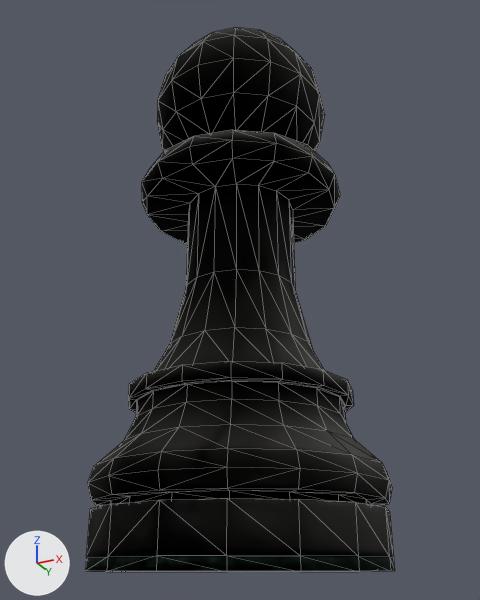
The glTF model samples/chess-game/public/ChessPieces_Pawn_Black.gltf as it was, and as the next commit left it.
The view is the same before and after, from a 50 mm camera at (0.0227, -0.0454, 0.0002) aimed at (-0.0004, 0.0008, 0.021). Lighting does not change. The marker at lower left points along +X, +Y and +Z. Mesh edges are drawn as thin lines. Where no turn or scale is listed for an object, it has been applied to the vertices. Vertices at the same position are counted once.

The first picture shows 'ChessPieces_Pawn_Black'.
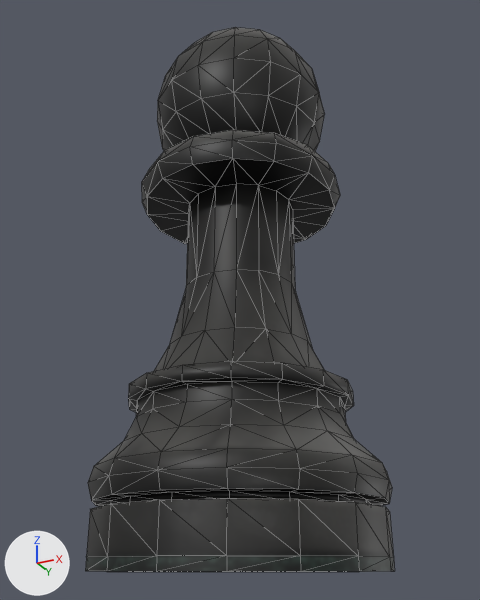
The newer file is also rescaled (x1.25) as a whole; pictures and numbers use the older file's frame.

Changed parts and their boxes [x1, y1, x2, y2] in the pictures (480 x 600 px):
part 1 of me_cylinder_003, deleted (black): before [128, 378, 354, 412]

The change, as a diff of the scene's bpy script:
```diff
--- a/samples/chess-game/public/ChessPieces_Pawn_Black.gltf.py
+++ b/samples/chess-game/public/ChessPieces_Pawn_Black.gltf.py
@@ mat_chesspiecesblack_mat @@
+mat_chesspiecesblack_mat = principled_material('ChessPiecesBlack_MAT')
+mat_chesspiecesblack_mat.texture = img_chesspiecesblack_basecol_tga
@@ me_cylinder_003 @@
 # used by ob_chesspieces_pawn_black; location = (0.0, 0.0, 0.0)
-me_cylinder_003.from_pydata(...)  # 444 vertices, 884 faces; spans x -0.0111..0.0111, y -0.0111..0.0111, z 0.0..0.0463
-me_cylinder_003.materials.append(mat_material_001)  # picture img_chesspiecesblack_basecol_tga
+me_cylinder_003.from_pydata(...)  # 428 vertices, 852 faces; spans x -0.0111..0.0111, y -0.0111..0.0111, z 0.0..0.0463
+# me_cylinder_003 part 1: 16 vertices removed from x -0.008..0.008, y -0.008..0.008, z 0.0117
+me_cylinder_003.materials.append(mat_chesspiecesblack_mat)  # picture img_chesspiecesblack_basecol_tga
```
